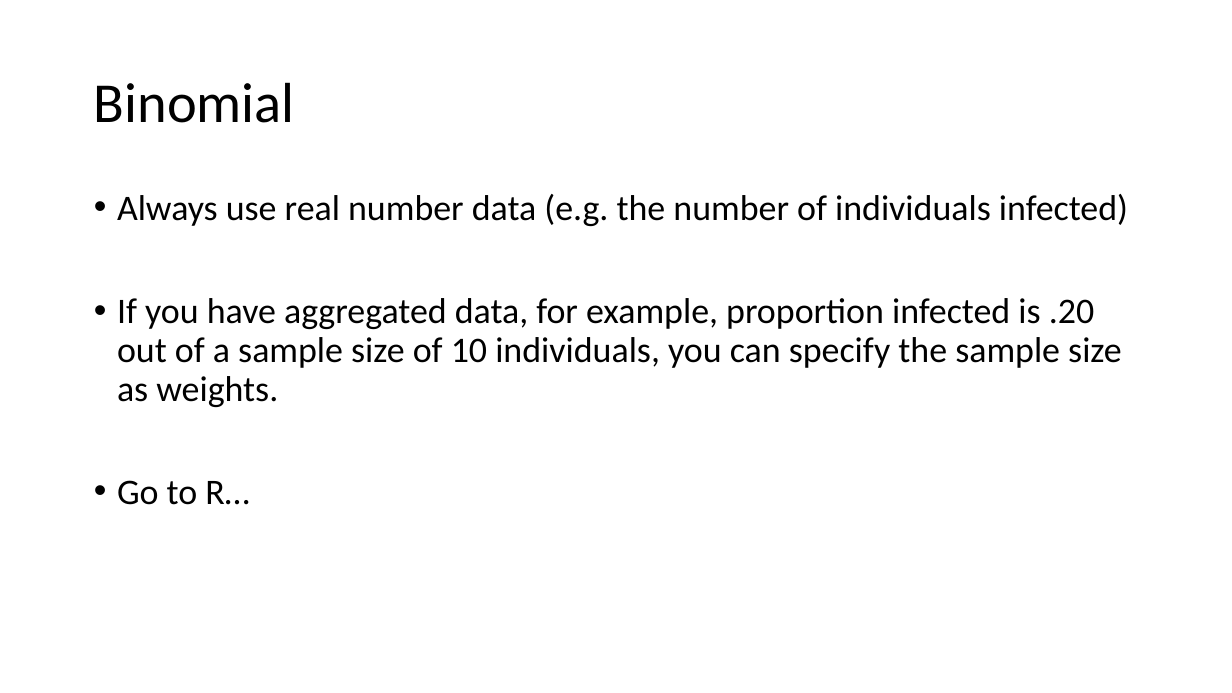
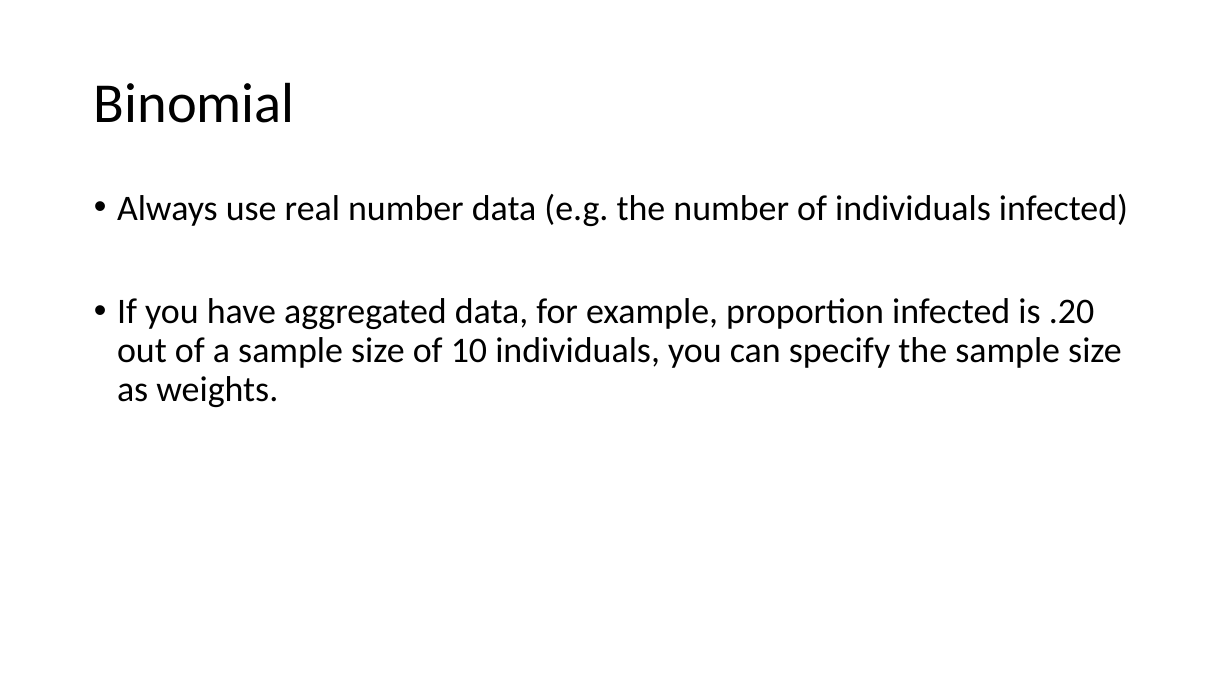
Before and after one commit to VTQuantMethodsEEB/klangwig, a slide deck: slide 28 of lectures/week_10_glms/le10_glms.pptx (slide 20 before the commit). Drawn at 1232x693 pixels with LibreOffice and Linux fonts; fonts in the diff are those of the drawing. Boxes give left, top, right and bottom in pixels: in the first picture for what was removed or moved away, otherwise in the second. Text is boxed around its words. In the diff, an @@ line names an element or a change of style, - is before the commit and + after.

```diff
--- a/lectures/week_10_glms/le10_glms.pptx
+++ b/lectures/week_10_glms/le10_glms.pptx
@@ text at (117,480,249,505): paragraph removed @@
-• Go to R…
```
Also in this commit, not shown: 5 other slides changed, 8 slides added, 1 other file.
